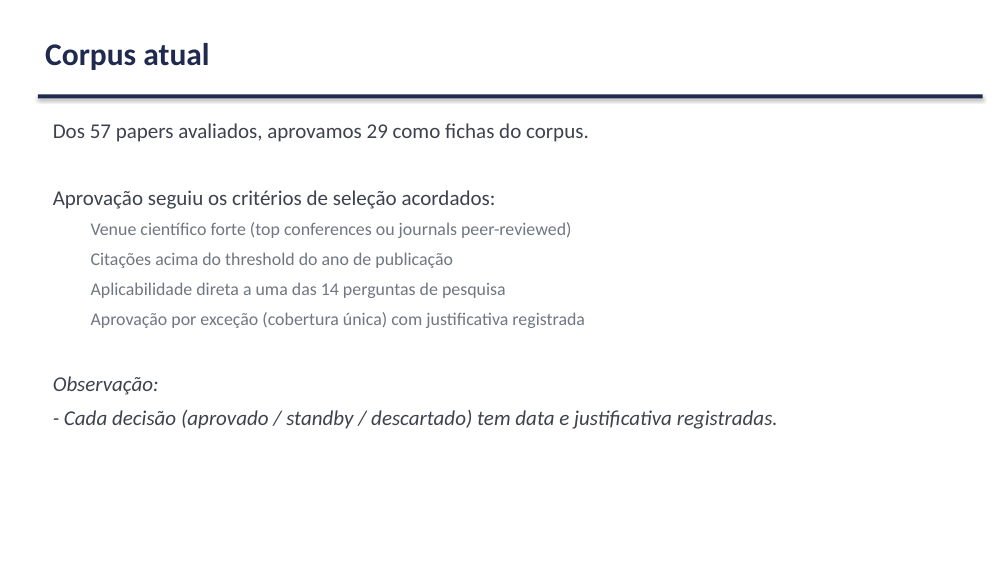
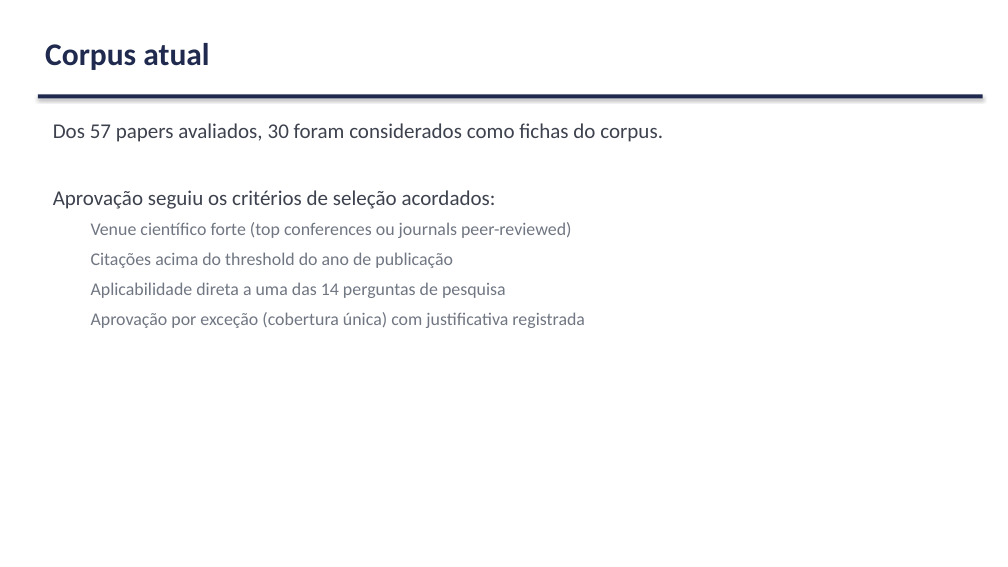
Before and after one commit to marcellozzetti/Facial-Recognition-Models-Mitigating-Bias, a slide deck: slide 11 of docs/ativo/material_reuniao_orientador_v3.2.1.pptx. Drawn at 1008x567 pixels with LibreOffice and Linux fonts; fonts in the diff are those of the drawing. Boxes give left, top, right and bottom in pixels: in the first picture for what was removed or moved away, otherwise in the second. Text is boxed around its words. In the diff, an @@ line names an element or a change of style, - is before the commit and + after.

```diff
--- a/docs/ativo/material_reuniao_orientador_v3.2.1.pptx
+++ b/docs/ativo/material_reuniao_orientador_v3.2.1.pptx
@@ text at box(53, 123, 663, 142): text changed @@
-Dos 57 papers avaliados, aprovamos 29 como fichas do corpus.
+Dos 57 papers avaliados, 30 foram considerados como fichas do corpus.
@@ text at box(53, 376, 778, 429): paragraphs removed @@
-Observação:
-- Cada decisão (aprovado / standby / descartado) tem data e justificativa registradas.
```
Also in this commit, not shown: 9 other slides changed, 1 slide added, 1 other file.
